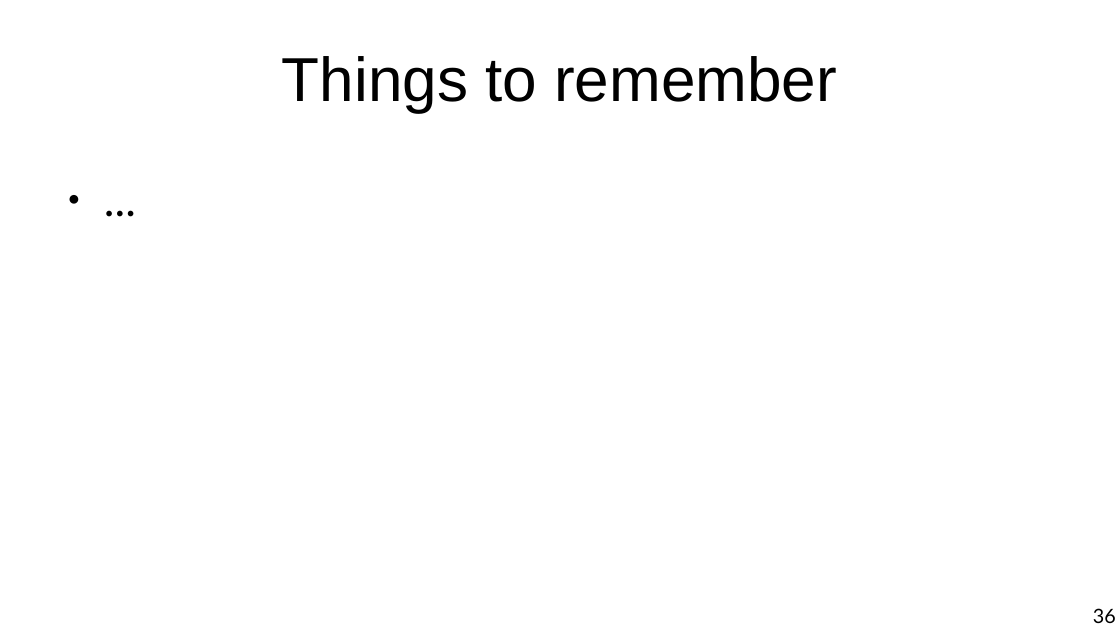
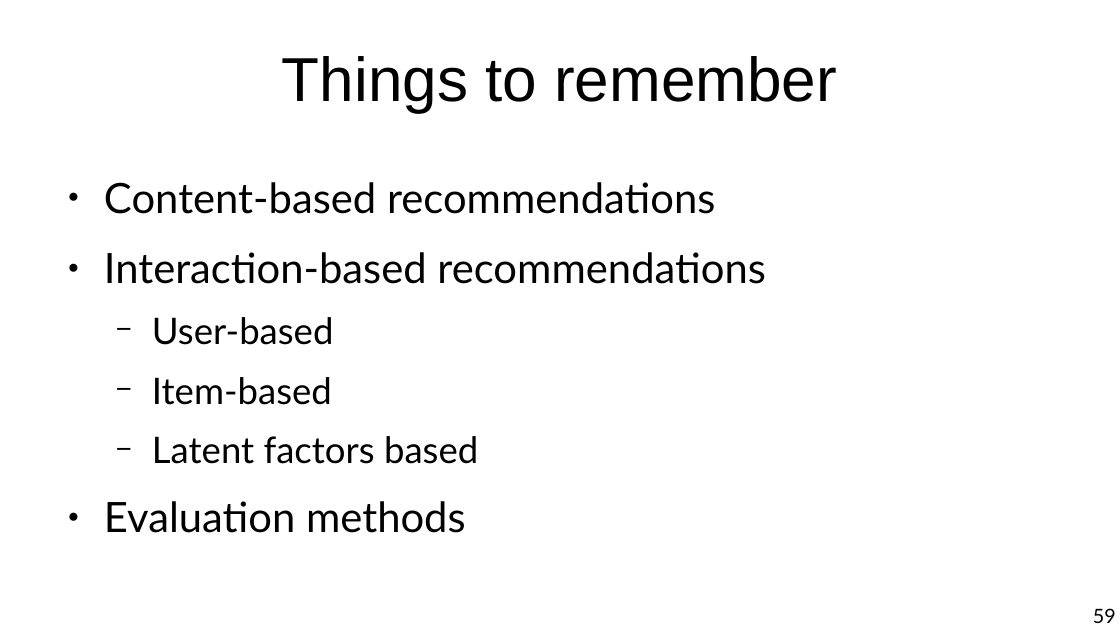
Before and after one commit to marco-calautti/data-mining-course, a slide deck: slide 59 of theory/tt08_recommender_systems.odp (slide 36 before the commit). Drawn at 1120x630 pixels with LibreOffice and Linux fonts; fonts in the diff are those of the drawing. Boxes give left, top, right and bottom in pixels: in the first picture for what was removed or moved away, otherwise in the second. Text is boxed around its words. In the diff, an @@ line names an element or a change of style, - is before the commit and + after.

```diff
--- a/theory/tt08_recommender_systems.odp
+++ b/theory/tt08_recommender_systems.odp
@@ text removed at <box>56,172,1064,538</box> @@
-● ...
@@ text added at <box>104,182,766,533</box>, 29.6 pt, text #000000 @@
+● Content-based recommendations
+● Interaction-based recommendations
+  − User-based
+  − Item-based
+  − Latent factors based
+● Evaluation methods
@@ page number at <box>1093,608,1116,623</box>: text changed @@
-36
+59
```
Also in this commit, not shown: 10 other slides changed, 24 slides added, 1 slide removed.
